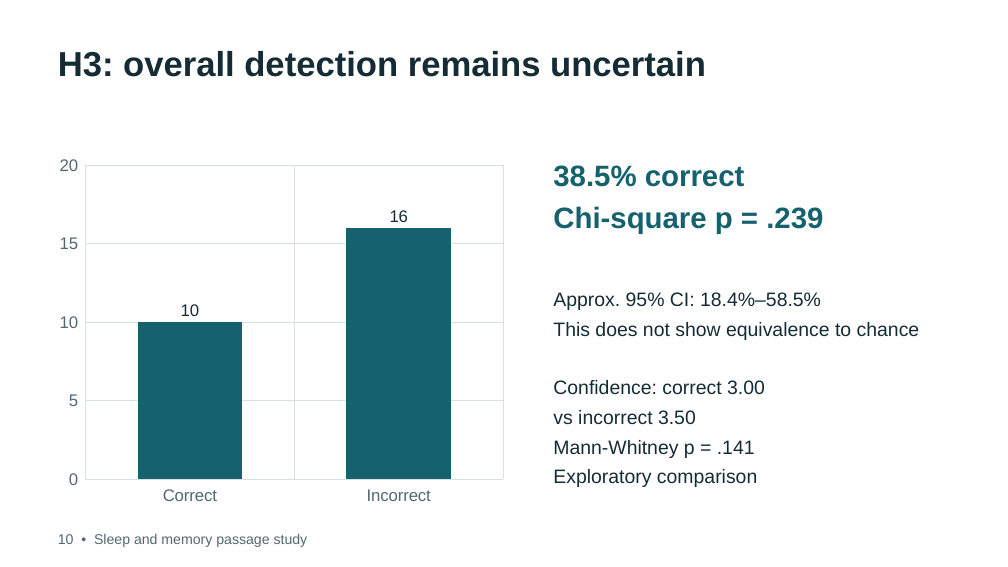
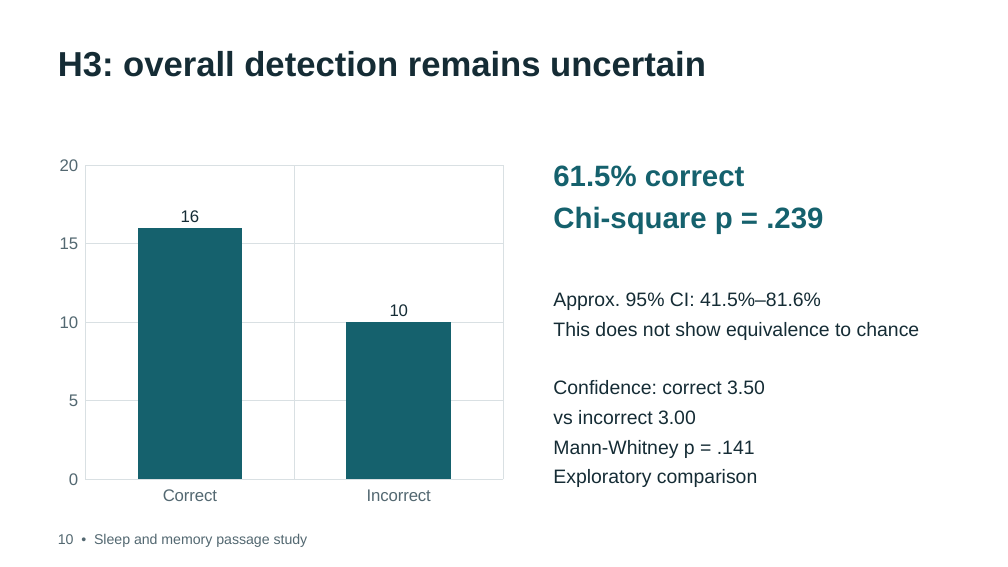
Before and after one commit to debshreechowdhury/sleep-memory-passage-study, a slide deck: slide 6 of presentation/design_detection.pptx. Drawn at 1008x567 pixels with LibreOffice and Linux fonts; fonts in the diff are those of the drawing. Boxes give left, top, right and bottom in pixels: in the first picture for what was removed or moved away, otherwise in the second. Text is boxed around its words. In the diff, an @@ line names an element or a change of style, - is before the commit and + after.

```diff
--- a/presentation/design_detection.pptx
+++ b/presentation/design_detection.pptx
@@ column chart at bbox=[51, 149, 513, 513] @@
@@ Series 1, Correct: 10 to 16 @@
@@ Series 1, Incorrect: 16 to 10 @@
@@ text at bbox=[553, 165, 745, 187]: text changed @@
-38.5% correct
+61.5% correct
@@ text at bbox=[553, 292, 821, 310]: text changed @@
-Approx. 95% CI: 18.4%–58.5%
+Approx. 95% CI: 41.5%–81.6%
@@ text at bbox=[553, 380, 765, 424]: text changed @@
-Confidence: correct 3.00
-vs incorrect 3.50
+Confidence: correct 3.50
+vs incorrect 3.00
```
Also in this commit, not shown: 4 other slides changed, 54 other files.
